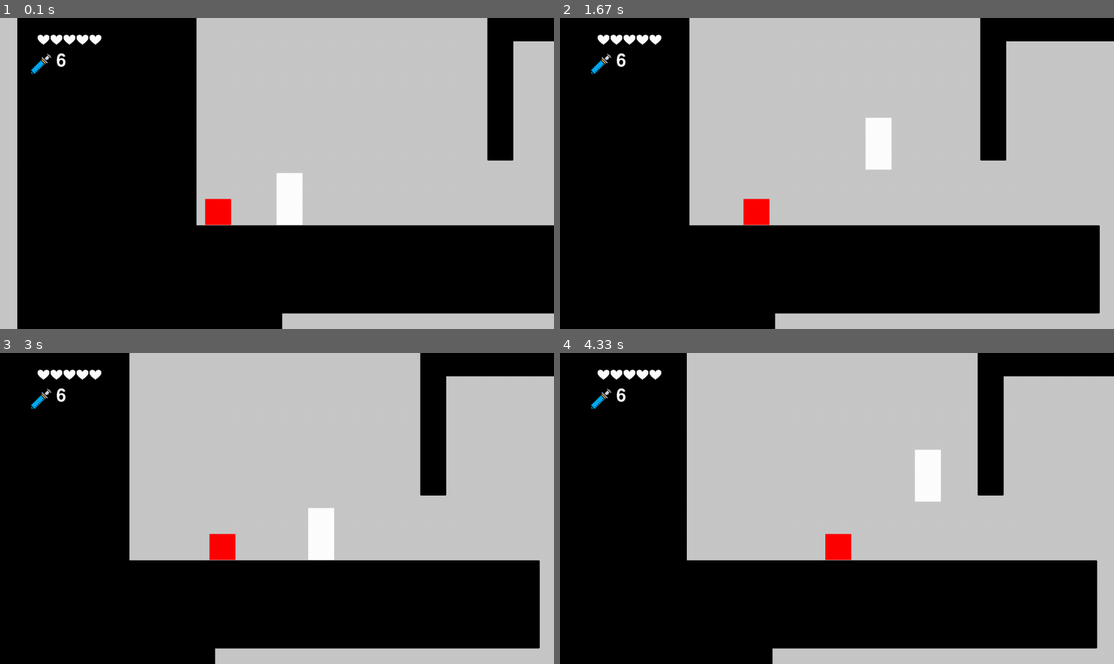
Above: before the commit, frames 1-4 (two rows, left to right).
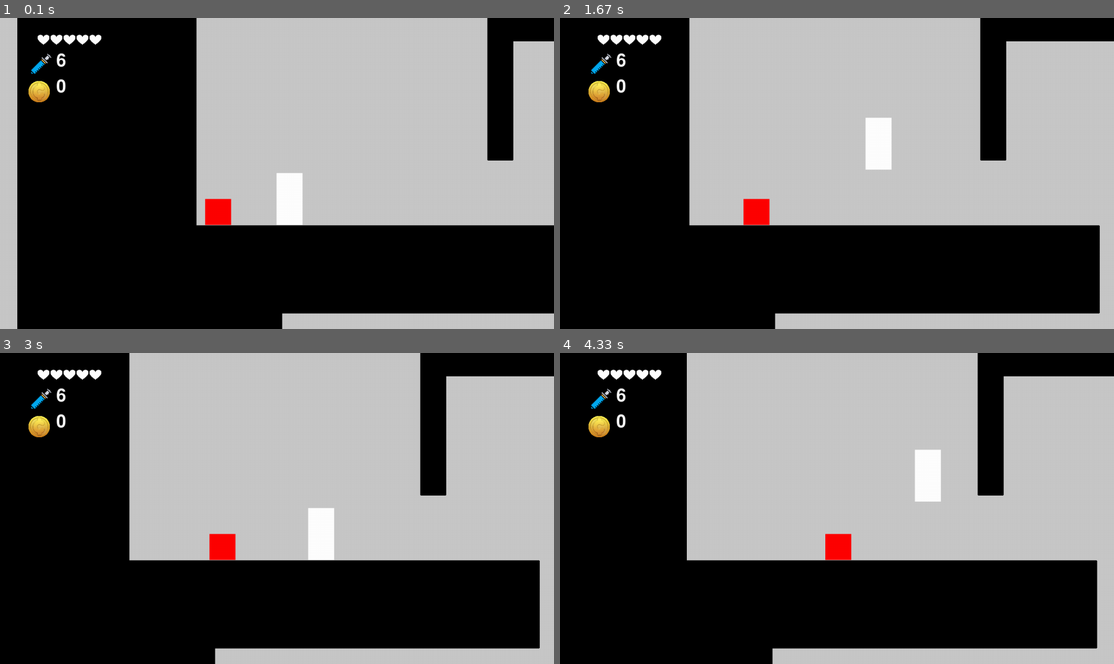
Above: after the commit, the same moments.

Repository: dast3rr/pygameproject_2DPlaformer
Game: pygame game, started from code/main.py
Two runs of this game, one before a commit and one after it. Both use one fixed random seed, a clock stepped at 60 frames per second and the inputs below.
Inputs:
- Up to frame 1 (0.1 s): no input
- Up to frame 2 (1.67 s): hold D 0.33-0.8 s; hold D 0.83-1.3 s; tap Space at 0.9, 1.2, 1.4 s; hold A from 1.33 s (still down)
- Up to frame 3 (3 s): tap Space at 1.7, 1.97, 2.27, 2.4, 2.7 s; release A at 1.87 s; hold A 1.9-2.3 s; hold D 2.33-2.97 s
- Up to frame 4 (4.33 s): hold A 3-3.47 s; tap Space at 3.07, 3.37, 3.57, 3.87, 4.07 s; hold D 3.5-3.97 s; hold D from 4 s (still down)

The runs differ from the first frame. In frame 1, 0.3% of the frame differs, in the area x 5-12%, y 19-28%; in frame 2, 0.3%; in frame 3, 0.3%; in frame 4, 0.3%.

Commit message:
сделал основу системы денег

Diff:
--- a/code/graphics.py
+++ b/code/graphics.py
@@ -51,10 +51,13 @@
         super().__init__(x, y, a, b, color, *groups)
         self.health = 5
         self.healings = 6
+        self.money = 0
         heart_image = load_image('heart.png')
         heal_image = load_image('heal.png')
+        money_image = load_image('money.png')
         self.heart_image = pygame.transform.scale(heart_image, (100, 60))
         self.heal_image = pygame.transform.scale(heal_image, (60, 60))
+        self.money_image = pygame.transform.scale(money_image, (60, 60))
         self.non_damage_count = 0
         self.damage = False
 
@@ -100,6 +103,7 @@
 
         self.update_healthbar()
         self.update_heals()
+        self.update_money()
         return jump
 
     def update_healthbar(self):
@@ -123,6 +127,15 @@
         font = pygame.font.Font(None, 60)
         text = font.render(str(self.healings), True, pygame.Color('White'))
         screen.blit(text, (130, 80))
+
+    def add_money(self, amount):
+        self.money += amount
+
+    def update_money(self):
+        screen.blit(self.money_image, (60, 140))
+        font = pygame.font.Font(None, 60)
+        text = font.render(str(self.money), True, pygame.Color('White'))
+        screen.blit(text, (130, 140))
 
 
 class Enemy(Character):
@@ -173,6 +186,22 @@
             pygame.draw.rect(self.image, self.color, self.rect)
             self.condition = 0
 
+
+class Money(pygame.sprite.Sprite):
+    def __init__(self, x, y, amount):
+        super().__init__(money)
+        self.amount = amount
+        image = load_image('money.png')
+        self.image = pygame.transform.scale(image, (40, 40))
+        self.rect = self.image.get_rect()
+        self.rect.x, self.rect.y = x, y
+
+    def update(self):
+        if pygame.sprite.spritecollideany(self, character):
+            main_character.add_money(self.amount)
+            self.kill()
+
+
 # класс стен
 class Platform(pygame.sprite.Sprite):
     def __init__(self, x, y, a, b, *groups):
@@ -197,6 +226,8 @@
              (162, 40, 166, 66), (245, -185, 302, 31), (352, 38, 192, 74), (290, -72, 160, 17), (402, -17, 48, 30),
              (110, -115, 50, 20), (180, -130, 30, 10)]
 
+    Money(1100, 900, 25)
+
     for cord in cords:
         x, y, a, b = cord
         Platform(x + 1 / N, y, a - 2 / N, b, platforms, horizontal_platforms)
@@ -229,5 +260,6 @@
 vertical_platforms = pygame.sprite.Group()
 enemies = pygame.sprite.Group()
 menu = pygame.sprite.Group()
+money = pygame.sprite.Group()
 N = 6
 main_character = initialization()
--- a/code/main.py
+++ b/code/main.py
@@ -1,5 +1,5 @@
 from graphics import platforms, screen, fps, size, \
-    character, enemies, main_character, menu
+    character, enemies, main_character, menu, money
 from data import move_speed, start_jump_from_wall_position, start_jump_altitude, jump, jump_from_wall, \
     jump_speed, fall_speed
 from menu import InGameMenu
@@ -186,6 +186,8 @@
         # отрисовываю все группы спрайтов
         platforms.draw(screen)
         platforms.update()
+        money.draw(screen)
+        money.update()
 
         character.draw(screen)
 
Binary file added: data/money.png
